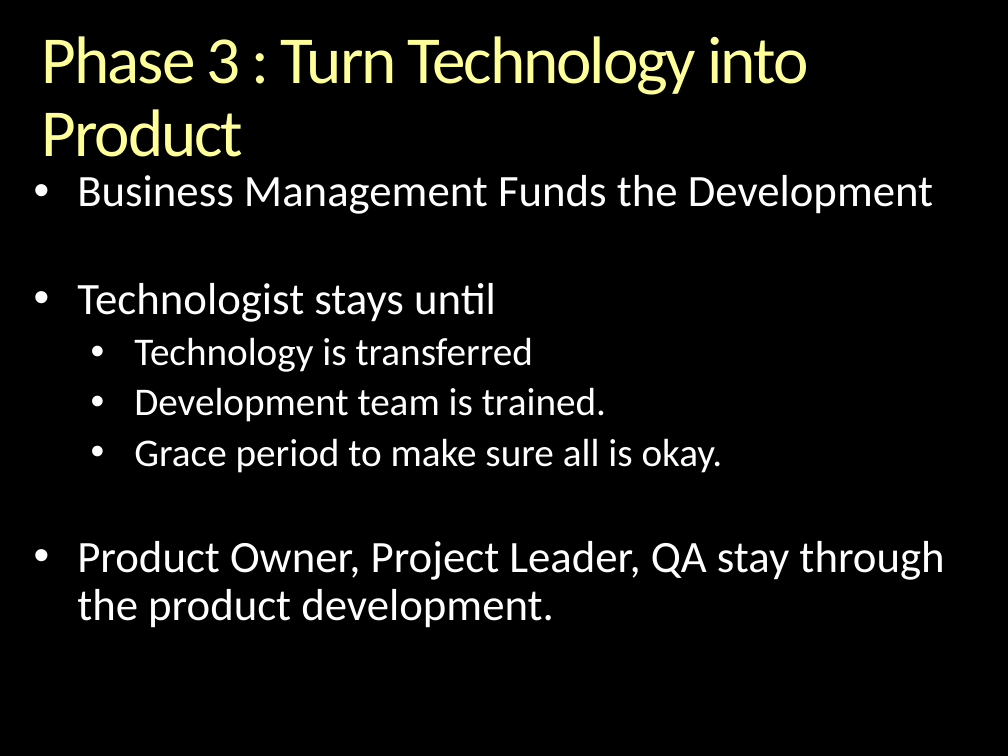
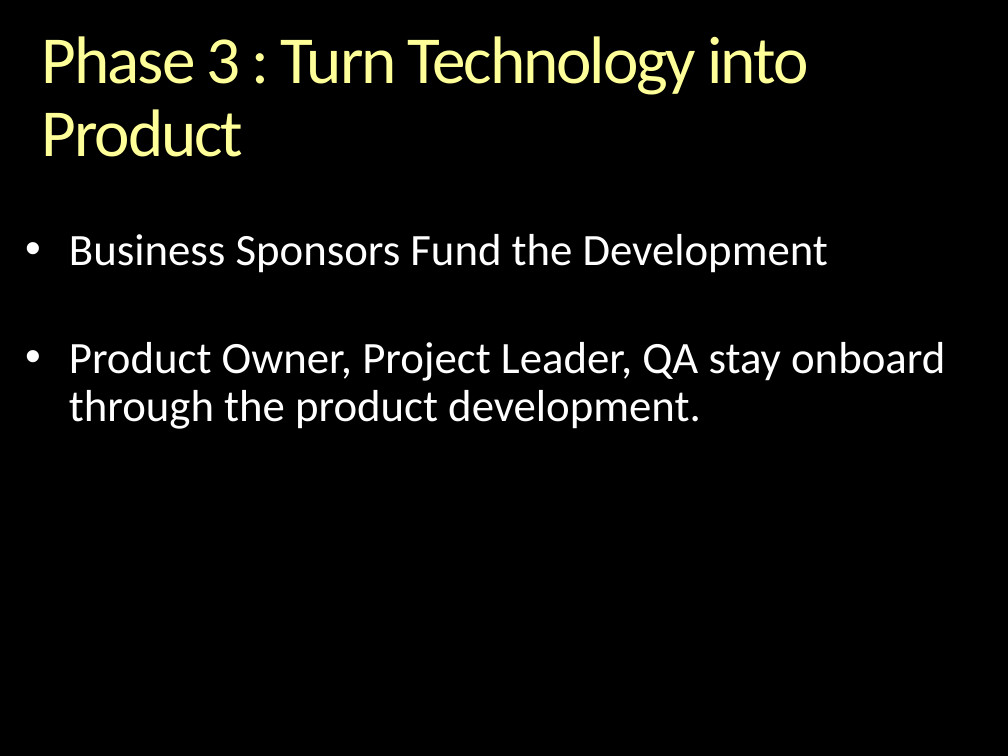
Before and after one commit to andrewferlitsch/epipog-nosql, a slide deck: slide 9 of sprints/Methodology.pptx (slide 10 before the commit). Drawn at 1008x756 pixels with LibreOffice and Linux fonts; fonts in the diff are those of the drawing; background and template pictures are left out. Boxes give left, top, right and bottom in pixels: in the first picture for what was removed or moved away, otherwise in the second. Text is boxed around its words. In the diff, an @@ line names an element or a change of style, - is before the commit and + after.

```diff
--- a/sprints/Methodology.pptx
+++ b/sprints/Methodology.pptx
@@ text at (x1=69, y1=234, x2=945, y2=429): text changed @@
-• Business Management Funds the Development
-• Technologist stays until
-  • Technology is transferred
-  • Development team is trained.
-  • Grace period to make sure all is okay.
-• Product Owner, Project Leader, QA stay through the product development.
+• Business Sponsors Fund the Development
+• Product Owner, Project Leader, QA stay onboard through the product development.
```
Also in this commit, not shown: 6 other slides changed, 1 slide added, 2 slides removed, 1 other file.
